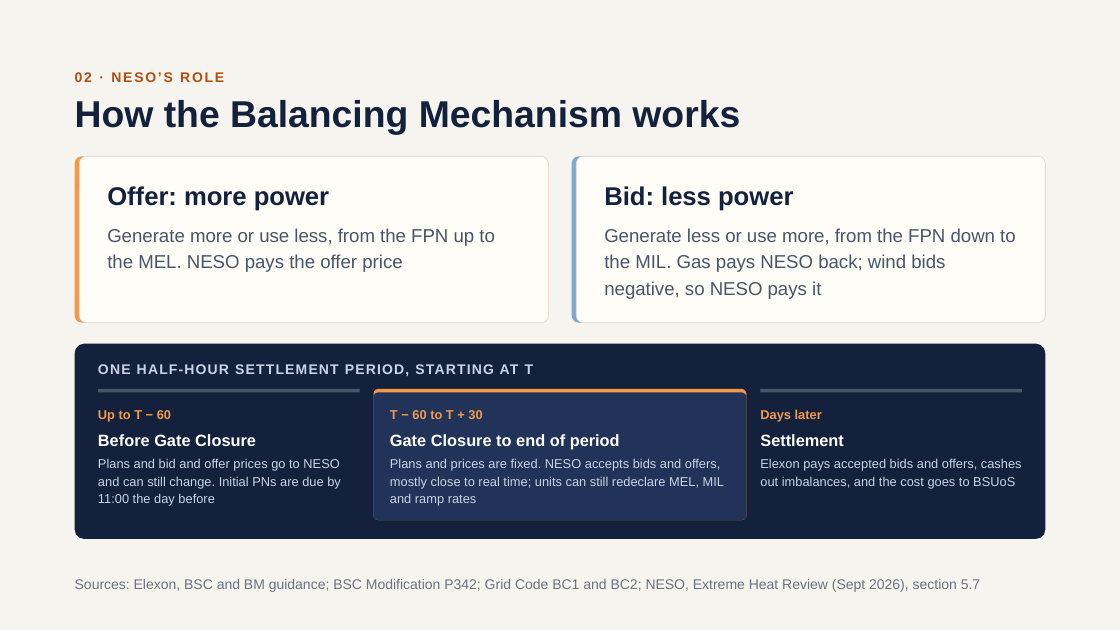
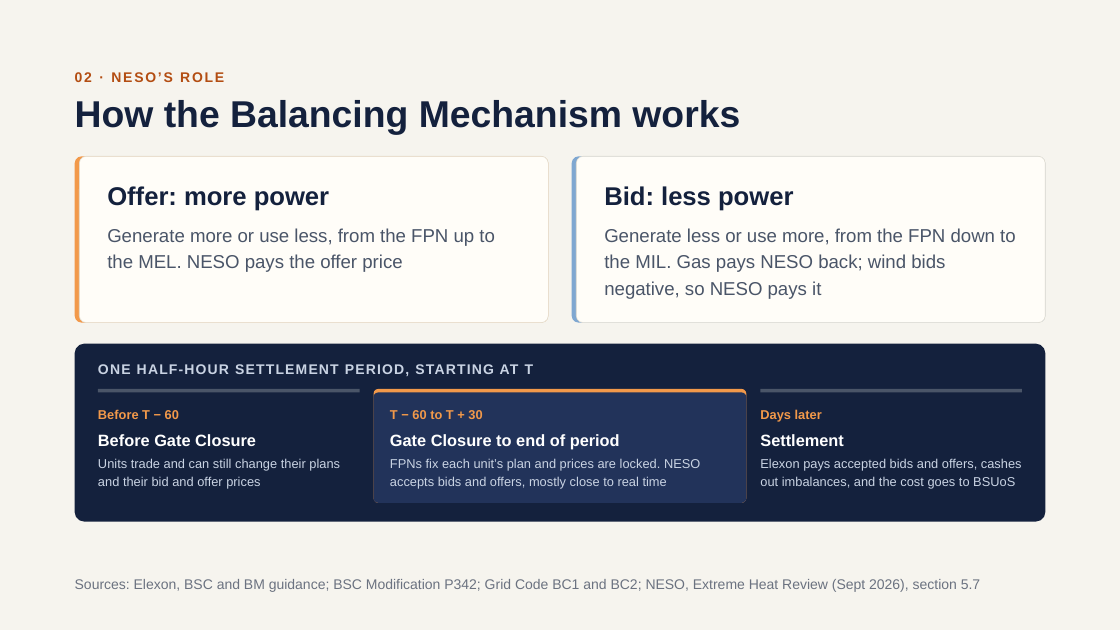
Before and after one commit to literallymatt/balancing, a slide deck: slide 6 of deck/balancing-the-grid.pptx. Drawn at 1120x630 pixels with LibreOffice and Linux fonts; fonts in the diff are those of the drawing. Boxes give left, top, right and bottom in pixels: in the first picture for what was removed or moved away, otherwise in the second. Text is boxed around its words. In the diff, an @@ line names an element or a change of style, - is before the commit and + after.

```diff
--- a/deck/balancing-the-grid.pptx
+++ b/deck/balancing-the-grid.pptx
@@ rounded rectangle: place and size @@
-rounded rectangle at (75,344,1046,539)
+rounded rectangle at (75,344,1046,522)
@@ rounded rectangle: place and size @@
-rounded rectangle at (374,389,747,520)
+rounded rectangle at (374,389,747,503)
@@ text at (98,409,179,419): text changed @@
-Up to T − 60
+Before T − 60
@@ proportions changed in 3 elements at (75,344,1046,522), (374,389,747,503), (374,392,747,502) @@
@@ rounded rectangle: place and size @@
-rounded rectangle at (374,392,747,520)
+rounded rectangle at (374,392,747,502)
@@ text at (98,458,340,489): text changed @@
-Plans and bid and offer prices go to NESO and can still change. Initial PNs are due by 11:00 the day before
+Units trade and can still change their plans and their bid and offer prices
@@ text at (390,458,700,489): text changed @@
-Plans and prices are fixed. NESO accepts bids and offers, mostly close to real time; units can still redeclare MEL, MIL and ramp rates
+FPNs fix each unit’s plan and prices are locked. NESO accepts bids and offers, mostly close to real time
```
Also in this commit, not shown: 4 other files.
